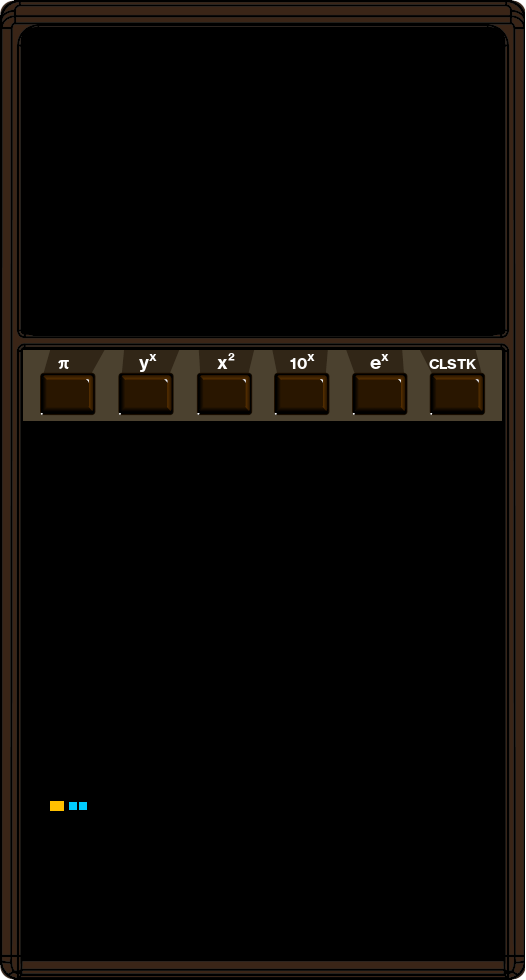
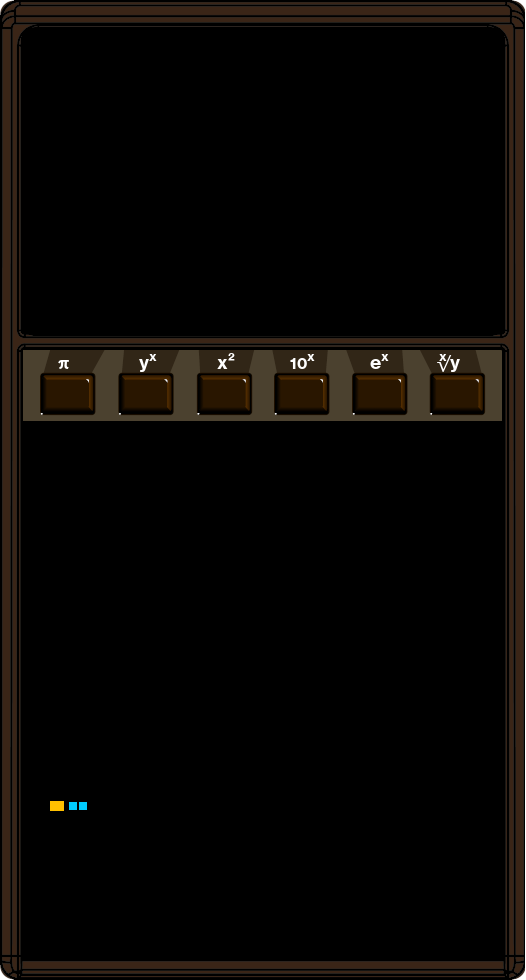
The second 526 x 980 image is a revision of the first. Changes to its layers:
added layer "√" above "Empty Text Layer" over (437, 355, 452, 372)
painted on "𝝿 yx x..." over (429, 354, 477, 372)
